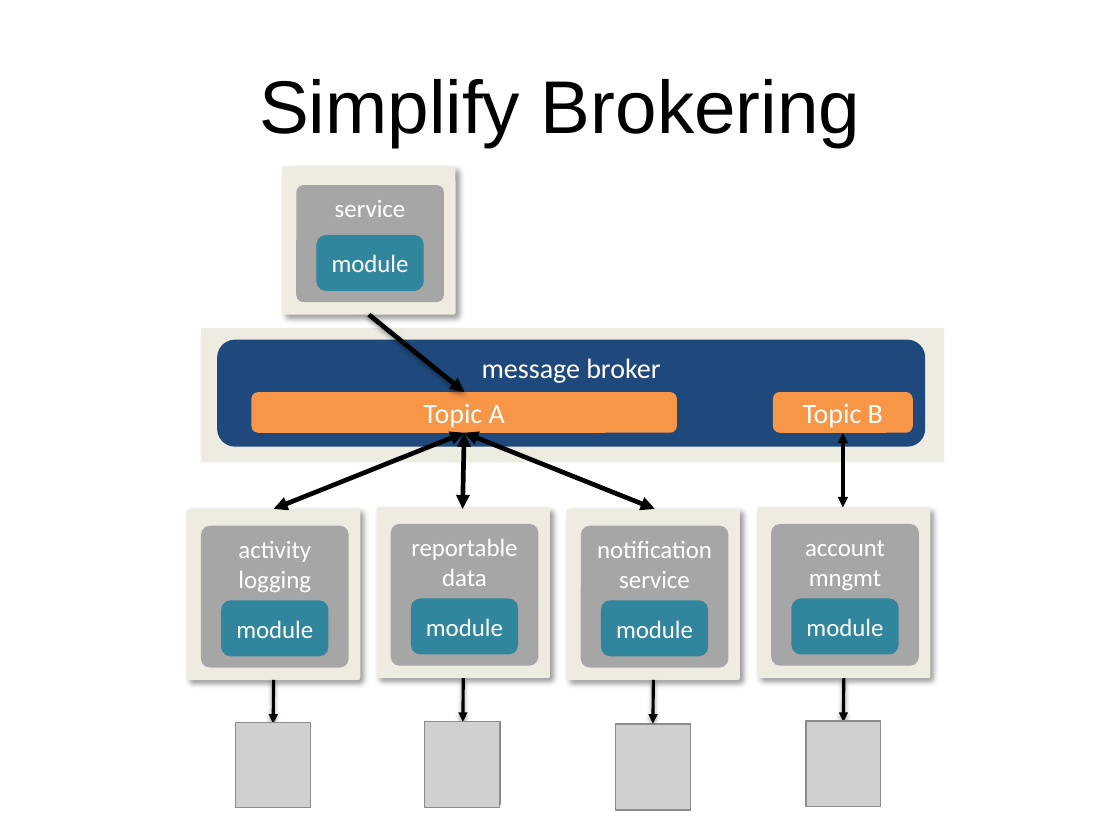
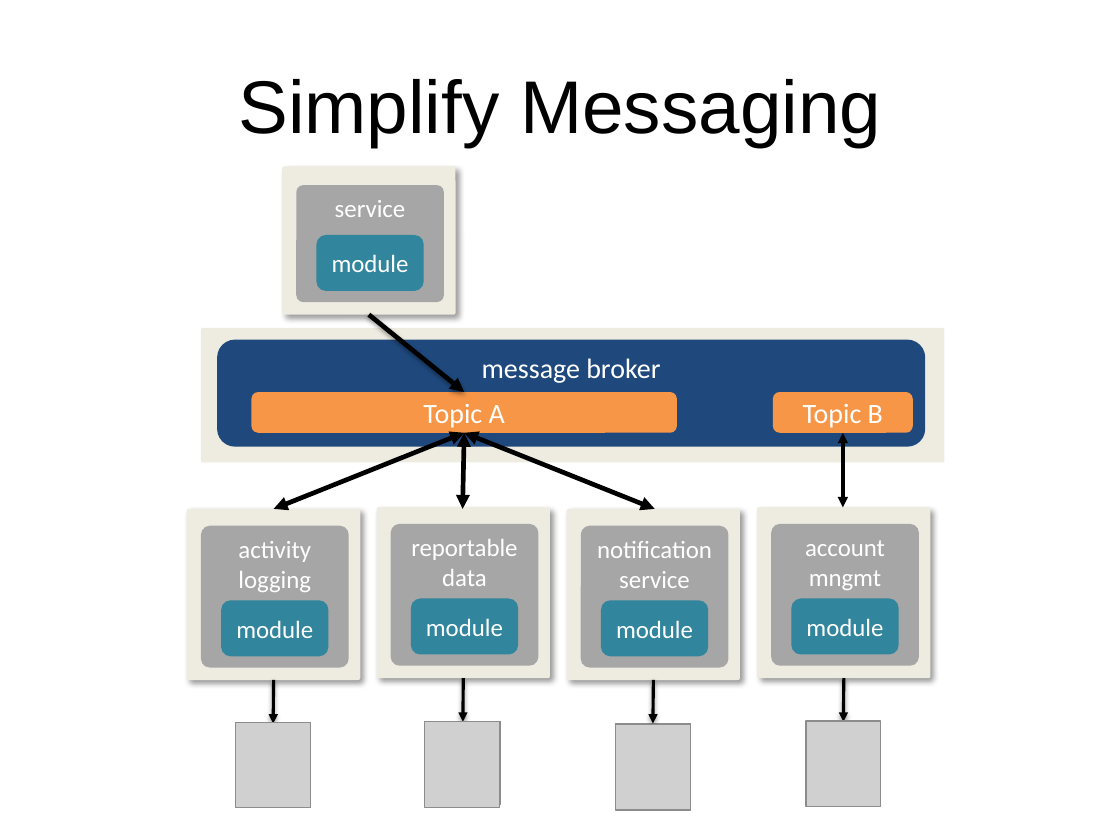
Before and after one commit to dsietz/datadot, a slide deck: slide 34 of Building Clustered Applications in a Distributed Architecture.pptx. Drawn at 1120x840 pixels with LibreOffice and Linux fonts; fonts in the diff are those of the drawing; grey boxes stand for pictures. Boxes give left, top, right and bottom in pixels: in the first picture for what was removed or moved away, otherwise in the second. Text is boxed around its words. In the diff, an @@ line names an element or a change of style, - is before the commit and + after.

```diff
--- a/Building Clustered Applications in a Distributed Architecture.pptx
+++ b/Building Clustered Applications in a Distributed Architecture.pptx
@@ title at box(238, 79, 881, 147): text changed @@
-Simplify Brokering
+Simplify Messaging
```
Also in this commit, not shown: 7 other slides changed, 10 slides added, 2 slides removed.
